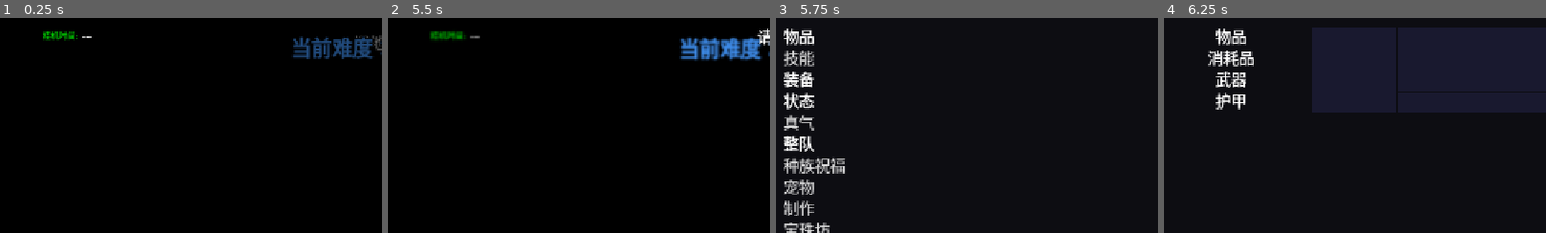
Above: before the commit, frames 1-4 (left to right).
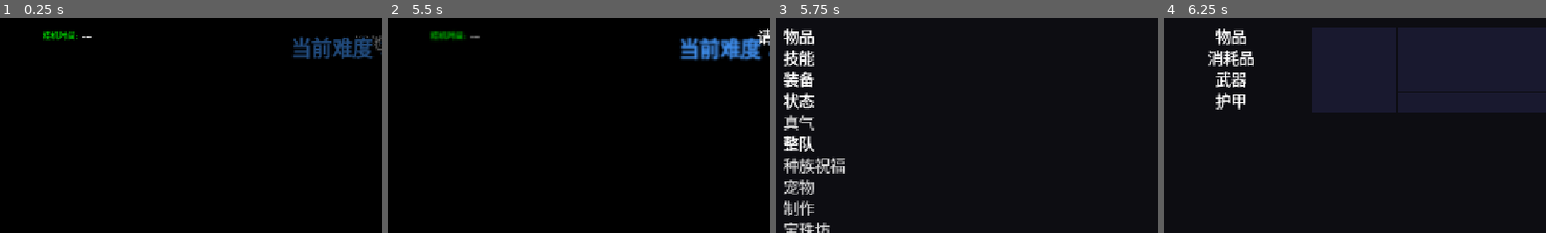
Above: after the commit, the same moments.

Repository: luiluu/PlayAgain-xiyou-godot
Game: Godot game, scene res://tests/xiyou_hud.tscn
Two runs of this game, one before a commit and one after it. Both use one fixed random seed, a clock stepped at 60 frames per second and the inputs below. This scene is started directly instead of the project's main scene.
Inputs (mouse positions are % of the whole screen's width and height, from its top left):
- Up to frame 1 (0.25 s): no input
- Up to frame 2 (5.5 s): click (84, 5) at 0.5 s; click (4, 7) at 1.25 s; tap Enter (ui_accept) at 2, 2.27, 2.57, 2.75, 3.02, 3.05, 3.32, 3.5, 4.52, 4.82, 5 s; move the mouse to (50, 50) at 2.02 s; hold Right (ui_right) 2.03-2.78 s; tap Q at 2.1, 3.8, 4.35 s; click (50, 50) at 2.17 s; tap E at 2.3, 2.85, 4.55, 5.1 s; move the mouse to (30, 55) at 2.77 s; hold Down (ui_down) 2.78-3.53 s; click (30, 55) at 2.92 s; move the mouse to (60, 28) at 3.52 s; hold Right (ui_right) 3.53-4.28 s; hold Enter (ui_accept) 3.53-4.28 s; click (60, 28) at 3.67 s; move the mouse to (45, 70) at 4.27 s; hold Page Up (ui_page_up) 4.28-5.03 s; click (45, 70) at 4.42 s; move the mouse to (80, 65) at 5.02 s; hold Left (ui_left) from 5.03 s (still down); hold Enter (ui_accept) from 5.03 s (still down); click (80, 65) at 5.17 s
- Up to frame 3 (5.75 s): keep holding Left (ui_left); keep holding Enter (ui_accept); tap Escape (ui_cancel) at 5.65 s
- Up to frame 4 (6.25 s): keep holding Left (ui_left); move the mouse to (50, 50) at 5.77 s; release Enter (ui_accept) at 5.78 s; tap Keypad Enter at 5.85 s; click (50, 50) at 5.92 s; tap Enter (ui_accept) at 6.02 s; tap Q at 6.05 s
The pictures show only the part of the screen within x 1-51%, y 0-50%; the shares and areas given below are measured in that part.

Frames 1-2 are identical in both runs. In frame 3, 0.4% of the frame differs, in the area x 2-10%, y 15-23%; in frame 4, nothing differs.
Error in both runs: Trying to assign value of type 'Nil' to a variable of type 'Array'. (res://modes/xiyou/core/xdb.gd:30)

Commit message:
WIP: 主菜单技能页（Scene_Skill：技能类型、两列技能列表与 YEP 消耗、说明卡原版位置、地图上使用与换角色）
执行者: Claude
核查: 待Codex

Co-Authored-By: Claude Opus 5.5 <noreply@anthropic.com>

Diff:
--- a/03_再刷重制_Godot/01_Godot工程/modes/xiyou/ui/menu.gd
+++ b/03_再刷重制_Godot/01_Godot工程/modes/xiyou/ui/menu.gd
@@ -8,7 +8,7 @@
 ##   称号与 HP/MP/TP 在右列（x 314、宽 686），行高 33；YEP 描边量条与「当前/最大」数值。
 ## - 选「技能/装备/状态」后光标移到队伍窗选人（整行高亮），确定进入该角色页面，取消回到指令窗。
 ## - 窗口整体不透明度 30（MOG_MenuBackground）；底图与粒子 XUI.menu_background。
-## 尚未重制的指令（真气、种族祝福等）暂时灰显，原版均可用；见 界面风格.md。
+## 尚未重制的指令（真气、种族祝福等；技能页 dev.030 起可用）暂时灰显，原版均可用；见 界面风格.md。
 ## - 音效照 Window_Selectable：换行播光标音；确定播确定音（灰显指令蜂鸣）；取消播取消音。
 ## - 正式 v0.24 已移除菜单底部一键存档；快速存档的后端规则仍保留。
 
@@ -24,7 +24,7 @@
 const GOLD_ICON := 416
 const POWER_COLOR := Color8(255, 211, 115)
 ## [名称, 符号, 已重制]
-const COMMANDS := [["物品", "item", true], ["技能", "skill", false], ["装备", "equip", true], ["状态", "status", true],
+const COMMANDS := [["物品", "item", true], ["技能", "skill", true], ["装备", "equip", true], ["状态", "status", true],
 	["真气", "zhenqi", false], ["整队", "formation", true], ["种族祝福", "race", false], ["宠物", "pet", false],
 	["制作", "crafting", false], ["宝珠坊", "orbs", false], ["异化工坊", "alienation", false], ["人物图鉴", "actorBook", false],
 	["怪物图鉴", "monsterBook", false], ["成就", "achievement", false], ["存档", "save", true], ["反馈", "feedback", false],
@@ -310,6 +310,8 @@
 		XSound.system(1)
 		_selected_actor = _actor_index
 		match _pending:
+			"skill":
+				_open_detail(XSkillScene.new())
 			"status":
 				_show_status()
 			"equip":
--- /dev/null
+++ b/03_再刷重制_Godot/01_Godot工程/modes/xiyou/ui/skill_scene.gd
@@ -0,0 +1,381 @@
+class_name XSkillScene
+extends Control
+## 主菜单「技能」：Scene_Skill（YEP_SkillCore＋YEP_X_SkillCooldowns＋HelpExtend 说明卡），按正式 v0.24 运行时复现
+## （参照 原版参照/claude_skill_00、claude_skill_01_list）。
+## - 背景同主菜单，窗口不透明度 30。技能类型 (0,0,240,172)：角色的技能类型（特性 41，编号升序）居中，可见 4 行；
+##   状态 (240,0,1040,172)：Window_SkillStatus（与装备页同一画法 XMenu.paint_actor_status，战力写「战力 …」）；
+##   列表 (0,172,1280,548)：两列（宽 602、间距 48）、行高 36；图标＋名字（品质/ici 色）＋右侧 YEP 消耗（字号 20、TP/MP 图标），
+##   冷却/预热写「nCD」「nWU」；不能用的（战斗专用、消耗不足）半透明。类型阶段列表只显示、无光标。
+## - 说明卡（XHelpCard）跟着列表选中项：Sprite_ItemHelp.updatePos 用不含内边距的行矩形（行右 −4、行底 −4，再 x<900 右移 52、y<220 下移 32）。
+## - 操作：类型确定 → 列表；列表确定：能用的打开选人（Window_MenuActor，全体技能全选），不能用蜂鸣；选人确定用技能（付消耗、
+##   效果同物品，使用技能音），留在选人；Q/E（上一页/下一页）换角色；取消逐层返回主菜单。
+
+signal closed
+
+const TYPE_RECT := Rect2(0, 0, 240, 172)
+const STATUS_RECT := Rect2(240, 0, 1040, 172)
+const LIST_RECT := Rect2(0, 172, 1280, 548)
+const ACTOR_RECT := Rect2(0, 0, 1280, 720)
+const LH := 36.0
+const COL_W := 602.0
+const SPACING := 48.0
+const TYPE_ROWS := 4
+const ACTOR_ROWS := 4
+const ACTOR_ROW_H := 173.0
+const POWER_TEXT := "战力 …"
+const COST_SIZE := 20
+
+var actor_index := 0
+var mode := "type"            # type / list / actor
+var type_index := 0
+var type_top := 0
+var index := 0
+var top := 0
+var actor_pick := 0
+var type_win: XMVWindow
+var status_win: XMVWindow
+var list_win: XMVWindow
+var actor_win: XMVWindow
+var help_card: XHelpCard
+var logic: XBattleLogic
+
+
+func _ready() -> void:
+	set_anchors_and_offsets_preset(Control.PRESET_FULL_RECT)
+	theme = XUI.theme()
+	mouse_filter = Control.MOUSE_FILTER_STOP
+	XUI.menu_background(self)
+	logic = XBattleLogic.new()
+	logic.state = XState.current
+	type_win = XMVWindow.make(self, TYPE_RECT, XUI.MENU_WINDOW_OPACITY, _paint_types)
+	status_win = XMVWindow.make(self, STATUS_RECT, XUI.MENU_WINDOW_OPACITY, _paint_status)
+	list_win = XMVWindow.make(self, LIST_RECT, XUI.MENU_WINDOW_OPACITY, _paint_list)
+	actor_win = XMVWindow.make(self, ACTOR_RECT, XUI.MENU_WINDOW_OPACITY, _paint_actors)
+	for w in [type_win, list_win, actor_win]:
+		w.canvas.blink = true
+	help_card = XHelpCard.new()
+	add_child(help_card)
+	_refresh()
+
+
+func actor() -> XActor:
+	var s := XState.current
+	actor_index = clampi(actor_index, 0, s.party.size() - 1)
+	return s.actor(s.party[actor_index])
+
+
+## Window_SkillType.makeCommandList：addedSkillTypes 升序
+func types() -> Array:
+	var ids := []
+	for t in actor().all_traits():
+		if int(t.code) == 41 and not ids.has(int(t.dataId)):
+			ids.append(int(t.dataId))
+	ids.sort()
+	return ids
+
+
+func type_name(id: int) -> String:
+	var names: Array = XDB.system().get("skillTypes", [])
+	return str(names[id]) if id >= 0 and id < names.size() else ""
+
+
+func entries() -> Array:
+	var list := types()
+	if list.is_empty():
+		return []
+	var st: int = list[clampi(type_index, 0, list.size() - 1)]
+	return actor().skills().filter(func(s): return int(s.get("stypeId", 0)) == st)
+
+
+func current() -> Dictionary:
+	var list := entries()
+	return list[index] if index >= 0 and index < list.size() else {}
+
+
+## Game_BattlerBase.canUse（地图上）：场合为「随时」或「菜单」，且满足消耗/武器/冷却
+func usable(skill: Dictionary) -> bool:
+	return not skill.is_empty() and int(skill.get("occasion", 0)) in [0, 2] and logic.can_use(actor(), skill)
+
+
+func _list_rows() -> int:
+	return floori((LIST_RECT.size.y - XMVWindow.PADDING * 2) / LH)
+
+
+func _refresh() -> void:
+	var n_types := types().size()
+	type_win.up_arrow = type_top > 0
+	type_win.down_arrow = type_top < n_types - TYPE_ROWS
+	var rows_total := ceili(entries().size() / 2.0)
+	list_win.up_arrow = top > 0
+	list_win.down_arrow = top < rows_total - _list_rows()
+	var actor_mode := mode == "actor"
+	for w in [type_win, status_win, list_win]:
+		w.visible = not actor_mode
+	actor_win.visible = actor_mode
+	for w in [type_win, status_win, list_win, actor_win]:
+		w.refresh()
+	_update_help()
+
+
+func _update_help() -> void:
+	if mode != "list" or current().is_empty():
+		help_card.show_for({})
+		return
+	help_card.show_for(current())
+	var row := index / 2 - top
+	var col := index % 2
+	# 两列列表：O-008 的贴边放法会盖住另一列，这里一律用正式位置
+	help_card.place_original(Rect2(LIST_RECT.position.x + col * (COL_W + SPACING), LIST_RECT.position.y + row * LH, COL_W, LH))
+
+
+# ---- 绘制 ----
+func _paint_types(c: XMVCanvas) -> void:
+	var list := types()
+	for i in range(type_top, mini(type_top + TYPE_ROWS, list.size())):
+		var y := (i - type_top) * LH
+		if i == type_index:
+			c.cursor(Rect2(0, y, c.size.x, LH), mode == "type")
+		c.text(type_name(list[i]), 6, y, c.size.x - 12, "center")
+
+
+func _paint_status(c: XMVCanvas) -> void:
+	var a := actor()
+	c.face(str(a.data().get("faceName", "")), int(a.data().get("faceIndex", 0)), 0, 0, 144, c.size.y)
+	XMenu.paint_actor_status(c, a, 158, 0, c.size.x - 158 - 6, LH, POWER_TEXT)
+
+
+func _paint_list(c: XMVCanvas) -> void:
+	var list := entries()
+	var a := actor()
+	for i in range(top * 2, mini((top + _list_rows()) * 2, list.size())):
+		var x := (i % 2) * (COL_W + SPACING)
+		var y := (i / 2 - top) * LH
+		if mode == "list" and i == index:
+			c.cursor(Rect2(x, y, COL_W, LH))
+		var s: Dictionary = list[i]
+		var alpha := 1.0 if usable(s) else XUI.DIM.a
+		var w := COL_W - 6.0
+		var name_w := w - c.text_width("000")
+		if int(s.get("iconIndex", 0)) > 0:
+			c.icon(int(s.iconIndex), x + 2, y + 2, alpha)
+		c.text(str(s.name), x + 36, y, name_w - 36, "left", XQuality.list_color(s), XUI.FONT_SIZE, LH, alpha)
+		var dw := w
+		for cost in _costs(a, s):
+			if int(cost.get("icon", 0)) > 0:
+				c.icon(int(cost.icon), x + dw - 32, y + 2, alpha)
+				dw -= 34
+			c.text(str(cost.text), x, y, dw, "right", cost.color, COST_SIZE, LH, alpha)
+			dw -= c.text_width(str(cost.text), COST_SIZE) + 5
+
+
+## YEP_SkillCore drawSkillCost / YEP_X_SkillCooldowns：预热、冷却优先，否则 TP、MP 由右往左
+func _costs(a: XActor, s: Dictionary) -> Array:
+	var wu := int(ceilf(float(a.warmups.get(int(s.id), 0))))
+	var cd := int(ceilf(float(a.cooldowns.get(int(s.id), 0))))
+	if wu > 0:
+		return [{"text": "%dWU" % wu, "color": XUI.text_color(4), "icon": 1045}]
+	if cd > 0:
+		return [{"text": "%dCD" % cd, "color": XUI.text_color(6), "icon": 1045}]
+	var out := []
+	var c := logic.skill_cost(a, s)
+	if c.tp > 0:
+		out.append({"text": "%sTP" % XMenu._group(c.tp), "color": XUI.text_color(29), "icon": 1268})
+	if c.mp > 0:
+		out.append({"text": "%sMP" % XMenu._group(c.mp), "color": XUI.text_color(23), "icon": 1269})
+	return out
+
+
+func _paint_actors(c: XMVCanvas) -> void:
+	var members := XState.current.members()
+	var all := int(current().get("scope", 0)) in [8, 10]
+	for i in range(mini(members.size(), ACTOR_ROWS)):
+		var y := i * ACTOR_ROW_H
+		if all or i == actor_pick:
+			c.cursor(Rect2(0, y, c.size.x, ACTOR_ROW_H))
+		var m: XActor = members[i]
+		c.face(str(m.data().get("faceName", "")), int(m.data().get("faceIndex", 0)), 1, y + floorf((ACTOR_ROW_H - 144.0) / 2.0))
+		c.text(m.display_name(), 158, y, 168)
+		var lv_w := c.text_width("Lv")
+		c.text("Lv", 158, y + LH, lv_w, "left", XUI.SYSTEM)
+		c.text(XMenu._group(m.level), 158 + lv_w, y + LH, c.text_width(XMenu._group(m.max_level())), "right")
+		var gx := 314.0
+		var gw := c.size.x - gx - 12.0
+		XItemScene._current_max(c, "HP", m.hp, m.mhp, gx, y + LH, gw, "hp")
+		XItemScene._current_max(c, "MP", m.mp, m.mmp, gx, y + LH * 2, gw, "mp")
+
+
+# ---- 操作 ----
+func ok() -> void:
+	match mode:
+		"type":
+			if types().is_empty():
+				XSound.system(3)
+				return
+			XSound.system(1)
+			mode = "list"
+			index = clampi(index, 0, maxi(0, entries().size() - 1))
+		"list":
+			if not usable(current()):
+				XSound.system(3)
+				return
+			XSound.system(1)
+			mode = "actor"
+			actor_pick = 0
+		"actor":
+			use_skill()
+	_refresh()
+
+
+func cancel() -> void:
+	XSound.system(2)
+	match mode:
+		"type":
+			help_card.show_for({})
+			closed.emit()
+			return
+		"list":
+			mode = "type"
+		"actor":
+			mode = "list"
+	_refresh()
+
+
+## Scene_Skill.useItem：付消耗、使用技能音，效果同物品（Game_Action.apply 的效果栏）；对象无效时蜂鸣
+func use_skill() -> void:
+	var s := current()
+	var a := actor()
+	var members := XState.current.members()
+	var targets: Array = members if int(s.get("scope", 0)) in [8, 10] else ([a] if int(s.get("scope", 0)) == 11 else [members[clampi(actor_pick, 0, members.size() - 1)]])
+	var dead_ok := int(s.get("scope", 0)) in [9, 10]
+	targets = targets.filter(func(t): return t.is_dead() == dead_ok)
+	if not usable(s) or targets.is_empty():
+		XSound.system(3)
+		return
+	XSound.system(23)
+	var c := logic.skill_cost(a, s)
+	a.mp -= c.mp
+	a.tp -= c.tp
+	for t in targets:
+		for e in s.get("effects", []):
+			logic._effect(a, t, e, {"skill": s, "hp": 0.0, "mp": 0.0, "added": [], "removed": []})
+
+
+## Scene_MenuBase.nextActor/previousActor：换角色后回到类型窗
+func change_actor(d: int) -> void:
+	if mode == "actor":
+		return
+	var n := XState.current.party.size()
+	actor_index = (actor_index + d + n) % n
+	XSound.system(0)
+	mode = "type"
+	type_index = 0
+	type_top = 0
+	index = 0
+	top = 0
+	_refresh()
+
+
+func _move(d: int, horizontal: bool, wrap: bool) -> void:
+	var before := [type_index, index, actor_pick]
+	match mode:
+		"type":
+			if horizontal:
+				return
+			type_index = XMenu._move(type_index, d, types().size(), wrap)
+			type_top = XMenu._scroll_to(type_index, type_top, TYPE_ROWS)
+			index = 0
+			top = 0
+		"list":
+			var n := entries().size()
+			if n == 0:
+				return
+			if horizontal:
+				# Window_Selectable.cursorRight/Left：两列时左右各移一格（首按可在行尾/行首换行）
+				if d > 0 and (index < n - 1 or wrap):
+					index = (index + 1) % n
+				elif d < 0 and (index > 0 or wrap):
+					index = (index - 1 + n) % n
+			else:
+				var j := index + d * 2
+				if j < 0 or j >= n:
+					if wrap:
+						j = (j + n * 2) % (ceili(n / 2.0) * 2)
+						if j >= n:
+							j = n - 1
+					else:
+						j = index
+				index = j
+			top = XMenu._scroll_to(index / 2, top, _list_rows())
+		"actor":
+			if horizontal or int(current().get("scope", 0)) in [8, 10]:
+				return
+			actor_pick = XMenu._move(actor_pick, d, mini(XState.current.members().size(), ACTOR_ROWS), wrap)
+	if before != [type_index, index, actor_pick]:
+		XSound.system(0)
+	_refresh()
+
+
+func _unhandled_input(event: InputEvent) -> void:
+	var key := event as InputEventKey
+	var pressed := key != null and key.pressed and not key.echo
+	if event.is_action_pressed("ui_cancel"):
+		get_viewport().set_input_as_handled()
+		cancel()
+	elif event.is_action_pressed("ui_accept"):
+		get_viewport().set_input_as_handled()
+		ok()
+	elif event.is_action_pressed("ui_down", true) or event.is_action_pressed("ui_up", true):
+		get_viewport().set_input_as_handled()
+		_move(1 if event.is_action_pressed("ui_down", true) else -1, false, not event.is_echo())
+	elif event.is_action_pressed("ui_right", true) or event.is_action_pressed("ui_left", true):
+		get_viewport().set_input_as_handled()
+		_move(1 if event.is_action_pressed("ui_right", true) else -1, true, not event.is_echo())
+	elif event.is_action_pressed("ui_page_up") or event.is_action_pressed("ui_page_down") or (pressed and key.physical_keycode in [KEY_Q, KEY_E]):
+		get_viewport().set_input_as_handled()
+		change_actor(-1 if event.is_action_pressed("ui_page_up") or (pressed and key.physical_keycode == KEY_Q) else 1)
+
+
+func _gui_input(event: InputEvent) -> void:
+	if not (event is InputEventMouseButton and event.pressed):
+		return
+	if event.button_index == MOUSE_BUTTON_RIGHT:
+		cancel()
+		return
+	if event.button_index != MOUSE_BUTTON_LEFT:
+		return
+	var p: Vector2 = event.position
+	var pad := Vector2(XMVWindow.PADDING, XMVWindow.PADDING)
+	match mode:
+		"type":
+			if TYPE_RECT.grow(-XMVWindow.PADDING).has_point(p):
+				var i := type_top + floori((p - TYPE_RECT.position - pad).y / LH)
+				if i < types().size():
+					if i == type_index:
+						ok()
+					else:
+						type_index = i
+						index = 0
+						top = 0
+						XSound.system(0)
+						_refresh()
+		"list":
+			if LIST_RECT.grow(-XMVWindow.PADDING).has_point(p):
+				var q: Vector2 = p - LIST_RECT.position - pad
+				var col := 1 if q.x >= COL_W + SPACING / 2.0 else 0
+				var i := (top + floori(q.y / LH)) * 2 + col
+				if i < entries().size():
+					if i == index:
+						ok()
+					else:
+						index = i
+						XSound.system(0)
+						_refresh()
+		"actor":
+			var i := floori((p - pad).y / ACTOR_ROW_H)
+			if i >= 0 and i < mini(XState.current.members().size(), ACTOR_ROWS):
+				if i == actor_pick:
+					ok()
+				else:
+					actor_pick = i
+					XSound.system(0)
+					_refresh()
--- /dev/null
+++ b/03_再刷重制_Godot/01_Godot工程/tests/xiyou_skill_page.gd
@@ -0,0 +1,127 @@
+extends Node
+## 主菜单技能页（Scene_Skill）。预期值来自正式 v0.24 浏览器实测（原版参照/claude_skill_00、_01_list）：
+## 狗逍遥 Lv10（学会 6168/5980/5548/2571/2786）：技能类型 战技/魔法/被动/其他/功法；战技列表 [160 万剑诀, 101 御剑术]，
+## 地图上都不能用（战斗专用），列表两列宽 602、间距 48；选第一项时说明卡在 (650,236)。
+var results := []
+var out_dir := ""
+
+
+func _ready() -> void:
+	for arg in OS.get_cmdline_user_args():
+		if arg.begins_with("--out="):
+			out_dir = arg.substr(6)
+	_run.call_deferred()
+
+
+func check(name: String, ok: bool, detail = null) -> void:
+	results.append({"name": name, "passed": ok})
+	if not ok:
+		print("FAIL ", name, " ", JSON.stringify(detail))
+
+
+func frames(n := 2) -> void:
+	for i in n:
+		await get_tree().process_frame
+
+
+func press(action: String) -> void:
+	var event := InputEventAction.new()
+	event.action = action
+	event.pressed = true
+	Input.parse_input_event(event)
+	await frames(1)
+	event = event.duplicate()
+	event.pressed = false
+	Input.parse_input_event(event)
+	await frames(1)
+
+
+func shot(name: String) -> void:
+	if out_dir == "" or DisplayServer.get_name() == "headless":
+		return
+	await RenderingServer.frame_post_draw
+	get_viewport().get_texture().get_image().save_png(out_dir.path_join(name))
+
+
+func _run() -> void:
+	XSave.dir_override = "user://test_xiyou_skill_page"
+	var s := XState.new_game(3, 1, [8, 9, 10])
+	for id in [1, 8, 9, 10]:
+		var a := s.actor(id)
+		for k in [6168, 5980, 5548, 2571, 2786]:
+			a.learn_skill(k)
+		a.change_level(10)
+		a.refresh_passive()
+		a.recover_all()
+	var page := XSkillScene.new()
+	page.actor_index = 0
+	add_child(page)
+	await frames(3)
+	check("layout", page.type_win.position == Vector2(0, 0) and page.type_win.size == Vector2(240, 172) and page.status_win.position == Vector2(240, 0)
+		and page.list_win.position == Vector2(0, 172) and page.list_win.size == Vector2(1280, 548))
+	var names := page.types().map(func(t): return page.type_name(t))
+	check("types", names == ["战技", "魔法", "被动", "其他", "功法"], names)
+	check("skill_order", s.actor(1).skills().map(func(k): return int(k.id)).slice(0, 6) == [160, 2571, 2786, 5548, 5980, 6168], s.actor(1).skills().map(func(k): return int(k.id)))
+	check("list_stype1", page.entries().map(func(k): return int(k.id)) == [160, 101], page.entries().map(func(k): return int(k.id)))
+	check("not_usable_on_map", page.entries().all(func(k): return not page.usable(k)))
+	check("help_hidden_in_type", not page.help_card.visible)
+	await shot("技能_类型.png")
+	XSound.system_log.clear()
+	await press("ui_accept")
+	check("type_to_list", page.mode == "list" and page.index == 0 and XSound.system_log == [1], XSound.system_log)
+	await frames(2)
+	# 两列列表固定用正式位置（O-008 的贴边放法会盖住另一列）
+	check("help_position", page.help_card.visible and page.help_card.position == Vector2(650, 236), page.help_card.position)
+	await shot("技能_列表.png")
+	await press("ui_right")
+	check("right_moves_column", page.index == 1)
+	XSound.system_log.clear()
+	await press("ui_accept")
+	check("battle_only_buzzer", page.mode == "list" and XSound.system_log == [3], XSound.system_log)
+	await press("ui_cancel")
+	check("list_cancel", page.mode == "type" and not page.help_card.visible)
+	await press("ui_down")
+	check("type_down", page.type_index == 1 and page.index == 0)
+	# Q/E 换角色
+	page.change_actor(1)
+	check("next_actor", page.actor().actor_id == s.party[1] and page.mode == "type" and page.type_index == 0)
+	page.change_actor(-1)
+	# 地图上能用的技能：付消耗、回血，使用技能音（借用一个能在菜单用的回复技能数据）
+	# 地图上能用的回复技能在数据里都是复活（对象 9）：用 499 先祖之魂（战技、无消耗）复活倒下的队友
+	var a1 := s.actor(1)
+	a1.learn_skill(499)
+	var fallen := s.actor(s.party[1])
+	fallen.add_state(1)
+	fallen.hp = 0.0
+	page.type_index = page.types().find(1)
+	page.index = page.entries().find_custom(func(k): return int(k.id) == 499)
+	page.mode = "list"
+	check("revive_usable", page.usable(XDB.rec("Skills", 499)))
+	page.ok()
+	check("list_to_actor", page.mode == "actor")
+	page.actor_pick = 1
+	XSound.system_log.clear()
+	page.ok()
+	check("use_skill_revives", fallen.is_alive() and fallen.hp > 0.0 and XSound.system_log == [23], [fallen.hp, XSound.system_log])
+	page.actor_pick = 0
+	XSound.system_log.clear()
+	page.ok()
+	check("no_valid_target_buzzer", XSound.system_log == [3], XSound.system_log)
+	page.queue_free()
+
+	# 主菜单：技能 → 选人 → 技能页
+	var menu := XMenu.new()
+	add_child(menu)
+	await frames(2)
+	menu._cmd_index = XMenu.COMMANDS.map(func(c): return c[1]).find("skill")
+	menu._ok()
+	menu._ok()
+	check("menu_opens_skill", menu.get_children().any(func(n): return n is XSkillScene))
+	menu.queue_free()
+	finish()
+
+
+func finish() -> void:
+	var passed := results.filter(func(r): return r.passed).size()
+	print("TEST_RESULT=" + JSON.stringify({"passed": passed, "total": results.size()}))
+	get_tree().quit.call_deferred(0 if passed == results.size() else 1)
--- /dev/null
+++ b/03_再刷重制_Godot/01_Godot工程/tests/xiyou_skill_page.tscn
@@ -0,0 +1,6 @@
+[gd_scene load_steps=2 format=3]
+
+[ext_resource type="Script" path="res://tests/xiyou_skill_page.gd" id="1"]
+
+[node name="XiyouSkillPage" type="Node"]
+script = ExtResource("1")
Not shown, added: 03_再刷重制_Godot/01_Godot工程/modes/xiyou/ui/skill_scene.gd.uid
Not shown, added: 03_再刷重制_Godot/01_Godot工程/tests/xiyou_skill_page.gd.uid
Not shown, changed: 03_再刷重制_Godot/00_设计/优化登记.md
